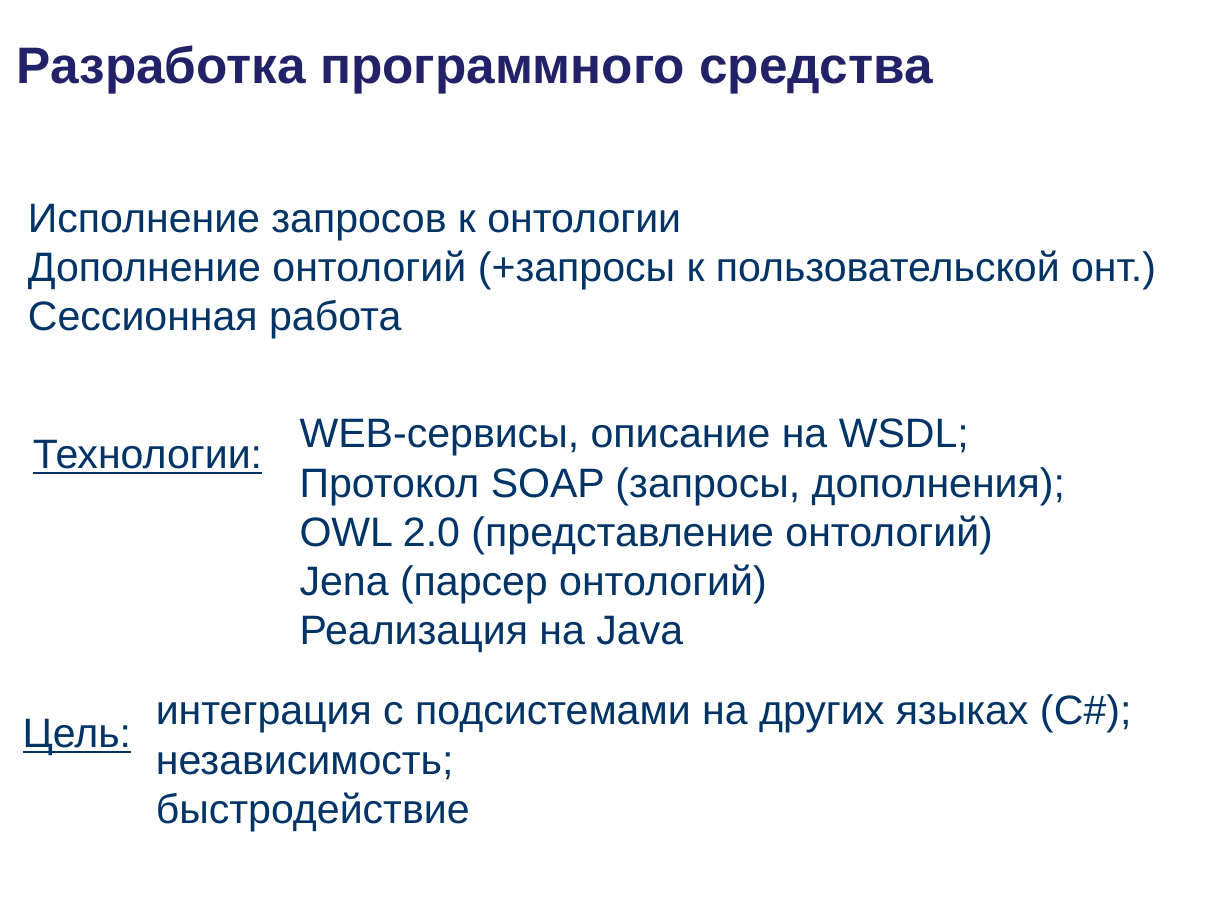
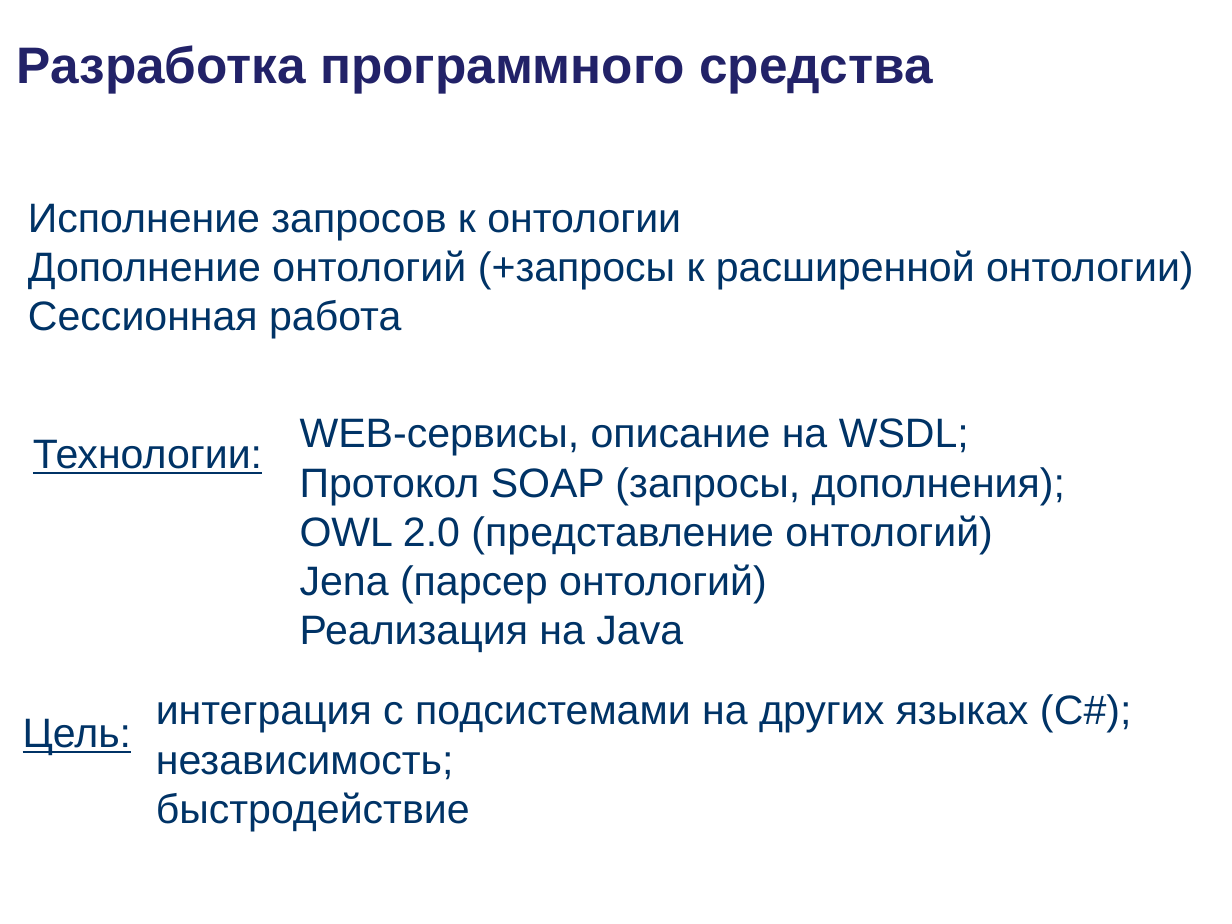
Before and after one commit to podtelkin/NII-NKT, a slide deck: slide 17 of master/master.ppt. Drawn at 1232x924 pixels with LibreOffice and Linux fonts; fonts in the diff are those of the drawing; background and template pictures are left out. Boxes give left, top, right and bottom in pixels: in the first picture for what was removed or moved away, otherwise in the second. Text is boxed around its words. In the diff, an @@ line names an element or a change of style, - is before the commit and + after.

```diff
--- a/master/master.ppt
+++ b/master/master.ppt
@@ text at (x1=28, y1=250, x2=1194, y2=289): text changed @@
-Дополнение онтологий (+запросы к пользовательской онт.)
+Дополнение онтологий (+запросы к расширенной онтологии)
```
Also in this commit, not shown: 10 other slides changed, 1 slide added, 1 slide removed.
